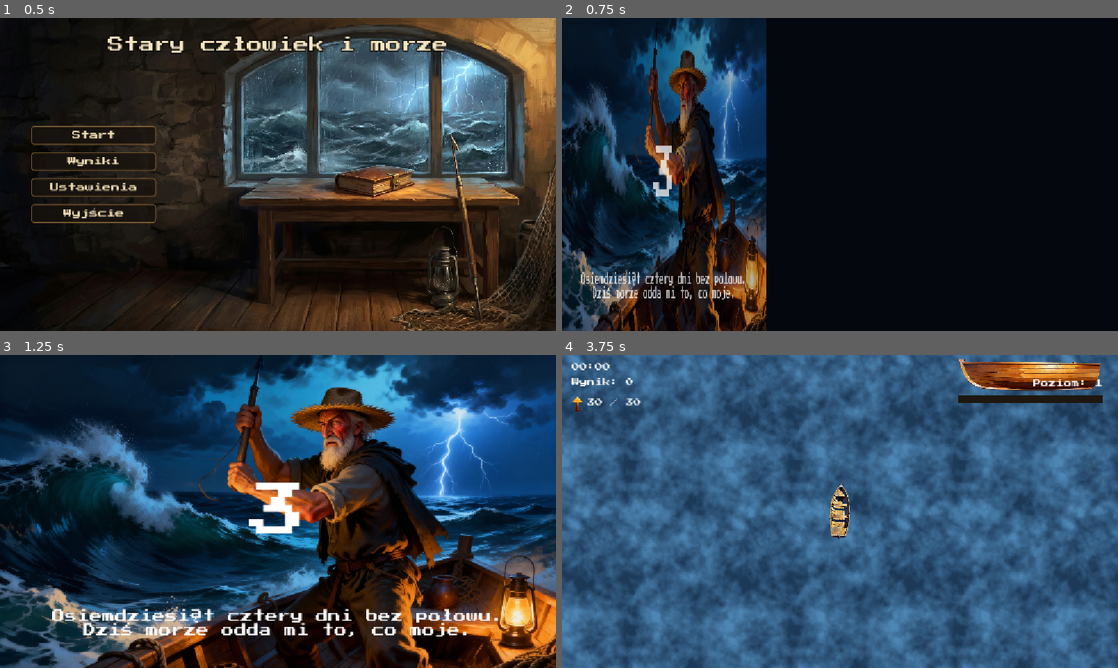
Above: before the commit, frames 1-4 (two rows, left to right).
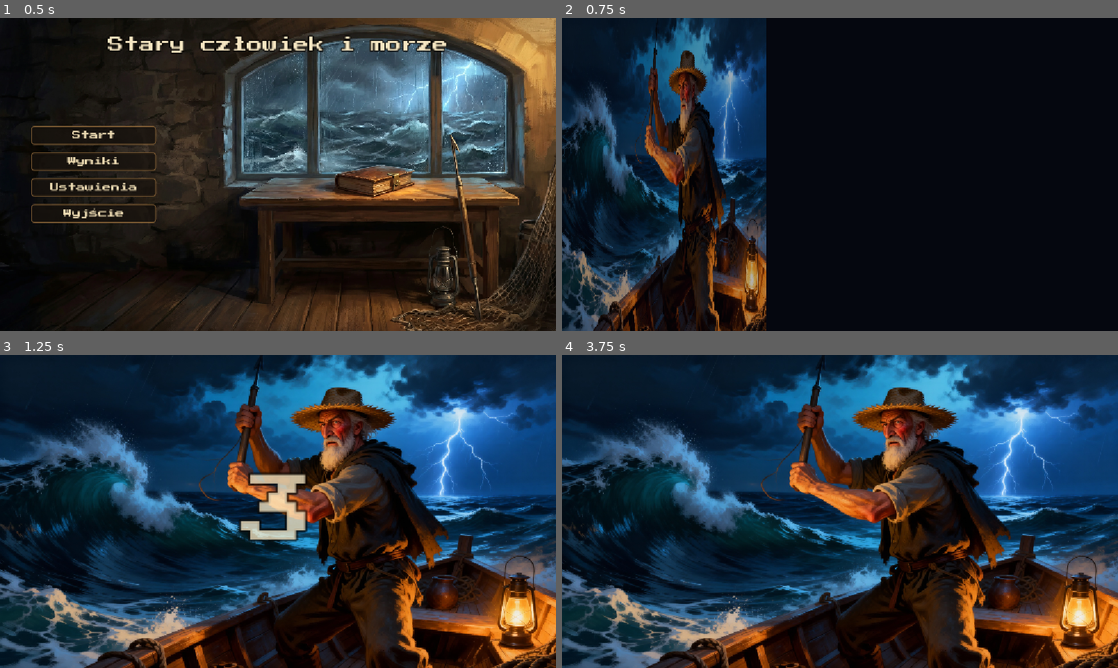
Above: after the commit, the same moments.

Repository: stap1/SCIM
Game: Godot game, scene res://scenes/MainMenu.tscn
Same seed, same stepped clock (60 frames per second), same inputs: the game is played once before the commit and once after it.
Inputs (mouse positions are in pixels of both pictures, inside the frame that each line leads up to):
- Up to frame 1 (0.5 s): no input
- Up to frame 2 (0.75 s): click "Start" at 0.5 s
- Up to frame 3 (1.25 s): no input
- Up to frame 4 (3.75 s): tap Enter at 1.25 s; move the mouse to (962, 495) at 1.27 s; hold D (move_right) 1.28-2 s; hold Shift 1.28-2 s; click (962, 495) at 1.42 s; drag from (728, 527) to (840, 511) at 2.02 s; tap Space at 2.75 s; move the mouse to (895, 442) at 2.77 s; hold D (move_right) 2.78-3.5 s; tap Ctrl at 2.85 s; drag from (812, 574) to (673, 464) at 3.52 s

Frame 1 is identical in both runs. In frame 2, 1.1% of the frame differs, in the area x 3-33%, y 40-90%; in frame 3, 4.1%; in frame 4, 96%, in the area x 0-100%, y 0-100%.

Commit message:
R1: intro = animowane odliczanie, pierwsza kwestia w grze, wolniejsze napisy
- R1a: test dowodzi, ze sciezka audio maszyny (klawisz+dzwonek) dochodzi
- R1b: intro pokazuje samo odliczanie 3-2-1 (kazda cyfra kurczy sie i znika) + NA MORZE!
- R1c: pierwsza kwestia protagonisty (FIRST_LINE) leci JUZ W GRZE z maszyna (przez grupe)
- R1d: TYPEWRITER_CPS 32->16 (czytelnie dla mlodszego gracza)
- usuniety statyczny Label kwestii z intro

Co-Authored-By: Claude Opus 4.8 <noreply@anthropic.com>

Diff:
--- a/scenes/ui/santiago_intro.tscn
+++ b/scenes/ui/santiago_intro.tscn
@@ -33,24 +33,14 @@
 anchor_top = 0.5
 anchor_right = 0.5
 anchor_bottom = 0.5
-offset_left = -80.0
-offset_top = -90.0
-offset_right = 80.0
-offset_bottom = 90.0
-theme_override_font_sizes/font_size = 120
+offset_left = -420.0
+offset_top = -110.0
+offset_right = 420.0
+offset_bottom = 110.0
+theme_override_colors/font_color = Color(0.98, 0.92, 0.78, 1)
+theme_override_colors/font_outline_color = Color(0.03, 0.02, 0.01, 0.95)
+theme_override_constants/outline_size = 12
+theme_override_font_sizes/font_size = 104
 horizontal_alignment = 1
 vertical_alignment = 1
 text = "3"
-
-[node name="Line" type="Label" parent="Page"]
-anchor_top = 1.0
-anchor_right = 1.0
-anchor_bottom = 1.0
-offset_left = 80.0
-offset_top = -140.0
-offset_right = -80.0
-offset_bottom = -44.0
-theme_override_font_sizes/font_size = 26
-horizontal_alignment = 1
-vertical_alignment = 1
-autowrap_mode = 3
--- a/scripts/globals/game_config.gd
+++ b/scripts/globals/game_config.gd
@@ -133,7 +133,7 @@
 const DEATH_BURST_LIFETIME: float = 1.5
 
 # --- Narracja: efekt maszyny do pisania (dialogi B4 + ostrzezenie o bossie) ---
-const TYPEWRITER_CPS: float = 32.0          # znaki/s ujawniania; szybko, ale czytelnie
+const TYPEWRITER_CPS: float = 16.0          # znaki/s ujawniania; wolno, by mlodszy gracz zdazyl przeczytac
 const TYPEWRITER_KEY_EVERY: int = 2         # dzwiek klawisza co N ujawnionych nie-bialych znakow
 const TYPEWRITER_KEY_PITCH_JITTER: float = 0.12  # +/- losowy pitch klawisza (naturalnosc)
 
--- a/scripts/narrative/narrative_data.gd
+++ b/scripts/narrative/narrative_data.gd
@@ -9,7 +9,13 @@
 # wolno ich tak oznaczac. Charakterystyka: pierwsza osoba, krotkie zdania, ton zmeczonej
 # determinacji; motywy samotnosci, godnosci, walki; bez patosu i archaizmow.
 
-# Kwestia otwierajaca (ekran intro Santiago).
+# Okrzyk na koniec odliczania intro (przejscie na wode).
+const INTRO_SHOUT := "NA MORZE!"
+
+# Pierwsza kwestia protagonisty - pojawia sie JUZ W GRZE (z efektem maszyny), nie na intro.
+const FIRST_LINE := "Tym razem nie wrócę z morza z pustymi rękami."
+
+# Kwestia otwierajaca (zapas; aktualnie intro pokazuje samo odliczanie).
 const INTRO := "Osiemdziesiąt cztery dni bez połowu. Dziś morze odda mi to, co moje."
 
 # Progi liczby zabitych meduz -> kwestia (jedna na osiagniety prog).
--- a/scripts/ui/dialogue_banner.gd
+++ b/scripts/ui/dialogue_banner.gd
@@ -15,12 +15,17 @@
 var _last_jelly: int = 0
 
 func _ready() -> void:
+	add_to_group("dialogue_banner")  # intro woła play_first_line() przez grupę (luźne powiązanie)
 	if panel:
 		panel.modulate.a = 0.0
 	GameState.enemy_killed.connect(_on_enemy_killed)
 	GameState.boss_incoming.connect(_on_boss_incoming)
 	if typer:
 		typer.finished.connect(_on_typing_finished)
+
+# Pierwsza kwestia protagonisty po zakonczeniu intro (start wlasciwej gry) - z maszyna do pisania.
+func play_first_line() -> void:
+	enqueue(NarrativeData.FIRST_LINE)
 
 func _on_enemy_killed(type: int, count: int) -> void:
 	var r := resolve_kill_line(type, count, _last_jelly)
--- a/scripts/ui/santiago_intro.gd
+++ b/scripts/ui/santiago_intro.gd
@@ -15,7 +15,6 @@
 @onready var page: Control = get_node_or_null("Page")
 @onready var portrait: TextureRect = get_node_or_null("Page/Portrait")
 @onready var countdown_label: Label = get_node_or_null("Page/Countdown")
-@onready var line_label: Label = get_node_or_null("Page/Line")
 
 var _finished: bool = false
 # Redukcja migotania (dostepnosc): bez efektownego obracania strony - lagodny fade.
@@ -24,8 +23,6 @@
 func _ready() -> void:
 	process_mode = Node.PROCESS_MODE_ALWAYS
 	_load_random_portrait()
-	if line_label:
-		line_label.text = NarrativeData.INTRO
 	_start_intro()
 
 # --- Losowanie portretu ---
@@ -56,22 +53,43 @@
 	get_tree().paused = true
 	_reduce = not SettingsStore.should_flash(SettingsStore.reduce_flashing)
 	_set_page(0.0)
-	_set_countdown(3)
+	if countdown_label:
+		countdown_label.modulate.a = 0.0
+	var step: float = GameConfig.INTRO_COUNTDOWN_STEP
 	var tw := create_tween()
+	# Wejscie: przewrocenie strony odslania portret.
 	tw.tween_method(_set_page, 0.0, 1.0, GameConfig.INTRO_PAGE_TURN_TIME)
-	tw.tween_interval(GameConfig.INTRO_COUNTDOWN_STEP)
-	tw.tween_callback(_set_countdown.bind(2))
-	tw.tween_interval(GameConfig.INTRO_COUNTDOWN_STEP)
-	tw.tween_callback(_set_countdown.bind(1))
-	tw.tween_interval(GameConfig.INTRO_COUNTDOWN_STEP)
-	# Koniec odliczania: syrena portowa + przewrocenie strony odslaniajace rozgrywke.
+	# Odliczanie: kazda duza cyfra pojawia sie, kurczy i znika; potem okrzyk.
+	tw.tween_callback(_show_token.bind("3"))
+	tw.tween_interval(step)
+	tw.tween_callback(_show_token.bind("2"))
+	tw.tween_interval(step)
+	tw.tween_callback(_show_token.bind("1"))
+	tw.tween_interval(step)
+	tw.tween_callback(_show_token.bind(NarrativeData.INTRO_SHOUT))
+	tw.tween_interval(step)
+	# Przejscie na wode: syrena + przewrocenie strony odslaniajace rozgrywke.
 	tw.tween_callback(func() -> void: AudioManager.play_sfx("port_siren"))
 	tw.tween_method(_set_page_out, 0.0, 1.0, GameConfig.INTRO_PAGE_TURN_TIME)
 	tw.tween_callback(_finish)
 
-func _set_countdown(n: int) -> void:
-	if countdown_label:
-		countdown_label.text = str(n)
+# Pokazuje token odliczania (cyfra lub okrzyk): duzy, potem kurczy sie i znika.
+# Sub-Tween gra mimo pauzy (overlay = ALWAYS). reduce_flashing -> tylko fade, bez skali.
+func _show_token(text_value: String) -> void:
+	if countdown_label == null:
+		return
+	countdown_label.text = text_value
+	countdown_label.pivot_offset = countdown_label.size * 0.5
+	countdown_label.modulate.a = 1.0
+	var step: float = GameConfig.INTRO_COUNTDOWN_STEP
+	var t := create_tween()
+	if _reduce:
+		countdown_label.scale = Vector2.ONE
+		t.tween_property(countdown_label, "modulate:a", 0.0, step)
+	else:
+		countdown_label.scale = Vector2(1.6, 1.6)
+		t.tween_property(countdown_label, "scale", Vector2(0.5, 0.5), step).set_trans(Tween.TRANS_QUAD)
+		t.parallel().tween_property(countdown_label, "modulate:a", 0.0, step)
 
 # Page-turn IN (0->1): strona "kladzie sie" od grzbietu (lewa krawedz).
 func _set_page(t: float) -> void:
@@ -103,8 +121,16 @@
 		return
 	_finished = true
 	get_tree().paused = false
+	_trigger_first_line()
 	intro_finished.emit()
 	queue_free()
+
+# Po zdjeciu pauzy: pierwsza kwestia protagonisty W GRZE (z maszyna do pisania).
+# Luzne powiazanie - baner przez grupe, bez twardej sciezki.
+func _trigger_first_line() -> void:
+	var db := get_tree().get_first_node_in_group("dialogue_banner")
+	if db != null and db.has_method("play_first_line"):
+		db.play_first_line()
 
 # Bezpiecznik: jesli overlay znika przed koncem intro (zmiana sceny / restart / test),
 # nie zostawiaj gry zapauzowanej.
--- /dev/null
+++ b/test/test_typewriter_audio.gd
@@ -0,0 +1,18 @@
+extends GutTest
+
+# R1a: dowod, ze sciezka audio maszyny do pisania dochodzi (klawisz + dzwonek).
+# Bez tego efekt jest niemy mimo dzialajacego revealu.
+
+func test_key_stream_loaded() -> void:
+	assert_true(AudioManager._sfx_streams.has("typewriter_key"), "klawisz w streamach")
+	assert_not_null(AudioManager._sfx_streams.get("typewriter_key"), "stream klawisza zaladowany")
+
+func test_bell_stream_loaded() -> void:
+	assert_true(AudioManager._sfx_streams.has("typewriter_bell"), "dzwonek w streamach")
+	assert_not_null(AudioManager._sfx_streams.get("typewriter_bell"), "stream dzwonka zaladowany")
+
+func test_play_typewriter_key_assigns_stream() -> void:
+	assert_not_null(AudioManager._typewriter_player, "dedykowany player istnieje")
+	AudioManager.play_typewriter_key(1.0)
+	assert_not_null(AudioManager._typewriter_player.stream,
+		"play_typewriter_key ustawia stream (audio realnie dochodzi)")
Not shown, added: test/test_typewriter_audio.gd.uid
